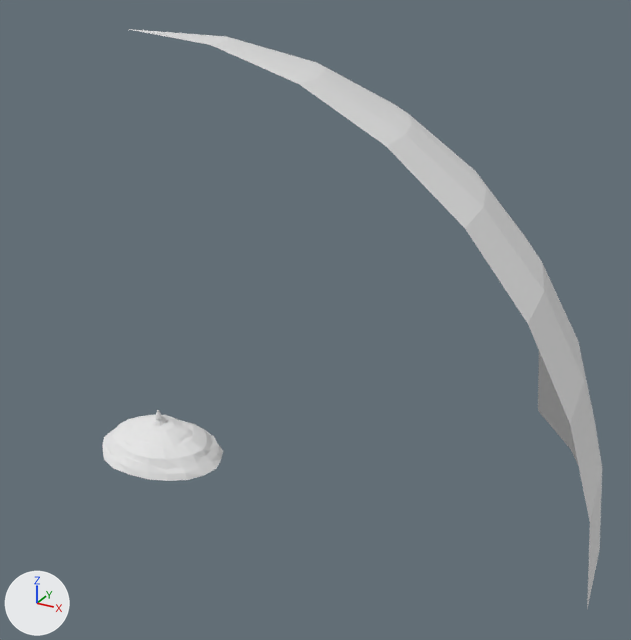
The Blender file ArtSource/Meadow/Meadow.blend: old version first, new version second.
Before and after are seen from a 50 mm lens placed at (47.0, -55.2, 44.6), pointed at (13.4, 5.9, 14.1). Lighting does not change. The marker at lower left points along +X, +Y and +Z. The picture after the commit comes second.

Objects in the first picture: 'Meadow_Hill0', 'Meadow_Hill1', 'Meadow_Hill2', 'Meadow_SkyWedge' and 1 more.
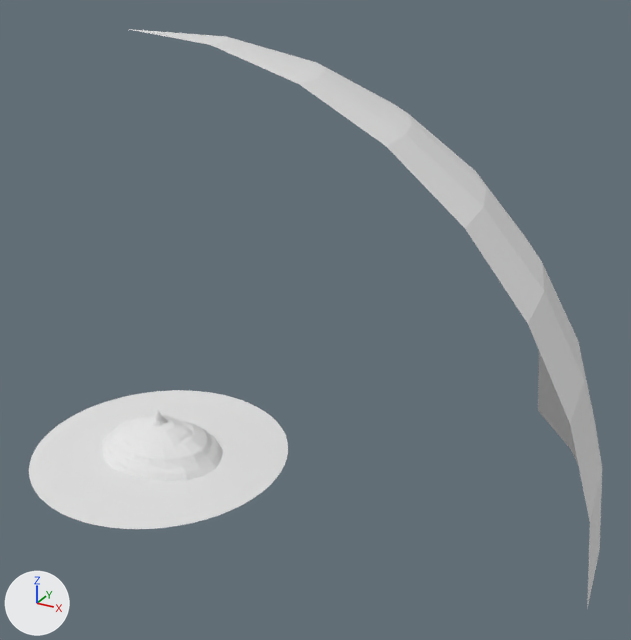
Pixel boxes (x1, y1, x2, y2) of what changed, in the pictures (631 x 640 px):
'Meadow_GroundS3_6', added
    after: (73, 500, 179, 529)
'Meadow_GroundS3_7', added
    after: (174, 477, 269, 526)
'Meadow_GroundS3_5', added
    after: (29, 465, 96, 518)
'Meadow_GroundS3_0', added
    after: (241, 432, 288, 486)
'Meadow_GroundS3_4', added
    after: (29, 420, 88, 470)
'Meadow_GroundS2_6', added
    after: (97, 482, 174, 507)
'Meadow_GroundS2_7', added
    after: (170, 469, 241, 505)
'Meadow_GroundS2_5', added
    after: (63, 460, 119, 500)
'Meadow_GroundS3_1', added
    after: (216, 397, 284, 437)
'Meadow_GroundS3_3', added
    after: (66, 393, 150, 427)
'Meadow_GroundS3_2', added
    after: (147, 390, 231, 409)
'Meadow_GroundS2_0', added
    after: (217, 437, 257, 476)
'Meadow_GroundS2_4', added
    after: (63, 427, 108, 465)
'Meadow_GroundS2_1', added
    after: (199, 410, 254, 441)
'Meadow_GroundS2_2', added
    after: (151, 404, 216, 422)
'Meadow_GroundS2_3', added
    after: (90, 406, 153, 433)
'Meadow_GroundS1_6', added
    after: (120, 475, 170, 487)
'Meadow_GroundS1_5', added
    after: (96, 459, 129, 482)
'Meadow_GroundS1_1', added
    after: (196, 422, 224, 442)
'Meadow_GroundS1_4', added (mostly hidden)
    after: (96, 443, 104, 460)
'Meadow_GroundS1_7', added (mostly hidden)
    after: (169, 478, 195, 485)
'Meadow_GroundS1_0', added (mostly hidden)
    after: (217, 441, 225, 457)
'Meadow_GroundS1_2', added (mostly hidden)
    after: (178, 419, 198, 425)

Diff of the bpy script that builds the scene:
```diff
--- a/ArtSource/Meadow/Meadow.blend.py
+++ b/ArtSource/Meadow/Meadow.blend.py
@@ ob_meadow_grounds3_7 @@
+ob_meadow_grounds3_7 = bpy.data.objects.new('Meadow_GroundS3_7', me_meadow_grounds3_7)  # 45 vertices, 32 faces; spans x 6.36..12.0, y -8.49..0.0, z 0.0
+ob_meadow_grounds3_7.location = (0.0, 0.0, 0.0)
@@ ob_meadow_grounds3_6 @@
+ob_meadow_grounds3_6 = bpy.data.objects.new('Meadow_GroundS3_6', me_meadow_grounds3_6)  # 45 vertices, 32 faces; spans x 0.0..8.49, y -12.0..-6.36, z 0.0
+ob_meadow_grounds3_6.location = (0.0, 0.0, 0.0)
@@ ob_meadow_grounds3_5 @@
+ob_meadow_grounds3_5 = bpy.data.objects.new('Meadow_GroundS3_5', me_meadow_grounds3_5)  # 45 vertices, 32 faces; spans x -8.49..0.0, y -12.0..-6.36, z 0.0
+ob_meadow_grounds3_5.location = (0.0, 0.0, 0.0)
@@ ob_meadow_grounds3_4 @@
+ob_meadow_grounds3_4 = bpy.data.objects.new('Meadow_GroundS3_4', me_meadow_grounds3_4)  # 45 vertices, 32 faces; spans x -12.0..-6.36, y -8.49..0.0, z 0.0
+ob_meadow_grounds3_4.location = (0.0, 0.0, 0.0)
@@ ob_meadow_grounds3_3 @@
+ob_meadow_grounds3_3 = bpy.data.objects.new('Meadow_GroundS3_3', me_meadow_grounds3_3)  # 45 vertices, 32 faces; spans x -12.0..-6.36, y 0.0..8.49, z 0.0
+ob_meadow_grounds3_3.location = (0.0, 0.0, 0.0)
@@ ob_meadow_grounds3_2 @@
+ob_meadow_grounds3_2 = bpy.data.objects.new('Meadow_GroundS3_2', me_meadow_grounds3_2)  # 45 vertices, 32 faces; spans x -8.49..0.0, y 6.36..12.0, z 0.0
+ob_meadow_grounds3_2.location = (0.0, 0.0, 0.0)
@@ ob_meadow_grounds3_1 @@
+ob_meadow_grounds3_1 = bpy.data.objects.new('Meadow_GroundS3_1', me_meadow_grounds3_1)  # 45 vertices, 32 faces; spans x 0.0..8.49, y 6.36..12.0, z 0.0
+ob_meadow_grounds3_1.location = (0.0, 0.0, 0.0)
@@ ob_meadow_grounds3_0 @@
+ob_meadow_grounds3_0 = bpy.data.objects.new('Meadow_GroundS3_0', me_meadow_grounds3_0)  # 45 vertices, 32 faces; spans x 6.36..12.0, y 0.0..8.49, z 0.0
+ob_meadow_grounds3_0.location = (0.0, 0.0, 0.0)
@@ ob_meadow_grounds2_7 @@
+ob_meadow_grounds2_7 = bpy.data.objects.new('Meadow_GroundS2_7', me_meadow_grounds2_7)  # 45 vertices, 32 faces; spans x 4.24..9.0, y -6.36..0.0, z 0.0
+ob_meadow_grounds2_7.location = (0.0, 0.0, 0.0)
@@ ob_meadow_grounds2_6 @@
+ob_meadow_grounds2_6 = bpy.data.objects.new('Meadow_GroundS2_6', me_meadow_grounds2_6)  # 45 vertices, 32 faces; spans x 0.0..6.36, y -9.0..-4.24, z 0.0
+ob_meadow_grounds2_6.location = (0.0, 0.0, 0.0)
@@ ob_meadow_grounds2_5 @@
+ob_meadow_grounds2_5 = bpy.data.objects.new('Meadow_GroundS2_5', me_meadow_grounds2_5)  # 45 vertices, 32 faces; spans x -6.36..0.0, y -9.0..-4.24, z 0.0
+ob_meadow_grounds2_5.location = (0.0, 0.0, 0.0)
@@ ob_meadow_grounds2_4 @@
+ob_meadow_grounds2_4 = bpy.data.objects.new('Meadow_GroundS2_4', me_meadow_grounds2_4)  # 45 vertices, 32 faces; spans x -9.0..-4.24, y -6.36..0.0, z 0.0
+ob_meadow_grounds2_4.location = (0.0, 0.0, 0.0)
@@ ob_meadow_grounds2_3 @@
+ob_meadow_grounds2_3 = bpy.data.objects.new('Meadow_GroundS2_3', me_meadow_grounds2_3)  # 45 vertices, 32 faces; spans x -9.0..-4.24, y 0.0..6.36, z 0.0
+ob_meadow_grounds2_3.location = (0.0, 0.0, 0.0)
@@ ob_meadow_grounds2_2 @@
+ob_meadow_grounds2_2 = bpy.data.objects.new('Meadow_GroundS2_2', me_meadow_grounds2_2)  # 45 vertices, 32 faces; spans x -6.36..0.0, y 4.24..9.0, z 0.0
+ob_meadow_grounds2_2.location = (0.0, 0.0, 0.0)
@@ ob_meadow_grounds2_1 @@
+ob_meadow_grounds2_1 = bpy.data.objects.new('Meadow_GroundS2_1', me_meadow_grounds2_1)  # 45 vertices, 32 faces; spans x 0.0..6.36, y 4.24..9.0, z 0.0
+ob_meadow_grounds2_1.location = (0.0, 0.0, 0.0)
@@ ob_meadow_grounds2_0 @@
+ob_meadow_grounds2_0 = bpy.data.objects.new('Meadow_GroundS2_0', me_meadow_grounds2_0)  # 45 vertices, 32 faces; spans x 4.24..9.0, y 0.0..6.36, z 0.0
+ob_meadow_grounds2_0.location = (0.0, 0.0, 0.0)
@@ ob_meadow_grounds1_7 @@
+ob_meadow_grounds1_7 = bpy.data.objects.new('Meadow_GroundS1_7', me_meadow_grounds1_7)  # 45 vertices, 32 faces; spans x 2.12..6.0, y -4.24..0.0, z 0.0
+ob_meadow_grounds1_7.location = (0.0, 0.0, 0.0)
@@ ob_meadow_grounds1_6 @@
+ob_meadow_grounds1_6 = bpy.data.objects.new('Meadow_GroundS1_6', me_meadow_grounds1_6)  # 45 vertices, 32 faces; spans x 0.0..4.24, y -6.0..-2.12, z 0.0
+ob_meadow_grounds1_6.location = (0.0, 0.0, 0.0)
@@ ob_meadow_grounds1_5 @@
+ob_meadow_grounds1_5 = bpy.data.objects.new('Meadow_GroundS1_5', me_meadow_grounds1_5)  # 45 vertices, 32 faces; spans x -4.24..0.0, y -6.0..-2.12, z 0.0
+ob_meadow_grounds1_5.location = (0.0, 0.0, 0.0)
@@ ob_meadow_grounds1_4 @@
+ob_meadow_grounds1_4 = bpy.data.objects.new('Meadow_GroundS1_4', me_meadow_grounds1_4)  # 45 vertices, 32 faces; spans x -6.0..-2.12, y -4.24..0.0, z 0.0
+ob_meadow_grounds1_4.location = (0.0, 0.0, 0.0)
@@ ob_meadow_grounds1_2 @@
+ob_meadow_grounds1_2 = bpy.data.objects.new('Meadow_GroundS1_2', me_meadow_grounds1_2)  # 45 vertices, 32 faces; spans x -4.24..0.0, y 2.12..6.0, z 0.0
+ob_meadow_grounds1_2.location = (0.0, 0.0, 0.0)
@@ ob_meadow_grounds1_1 @@
+ob_meadow_grounds1_1 = bpy.data.objects.new('Meadow_GroundS1_1', me_meadow_grounds1_1)  # 45 vertices, 32 faces; spans x 0.0..4.24, y 2.12..6.0, z 0.0
+ob_meadow_grounds1_1.location = (0.0, 0.0, 0.0)
@@ ob_meadow_grounds1_0 @@
+ob_meadow_grounds1_0 = bpy.data.objects.new('Meadow_GroundS1_0', me_meadow_grounds1_0)  # 45 vertices, 32 faces; spans x 2.12..6.0, y 0.0..4.24, z 0.0
+ob_meadow_grounds1_0.location = (0.0, 0.0, 0.0)
```
